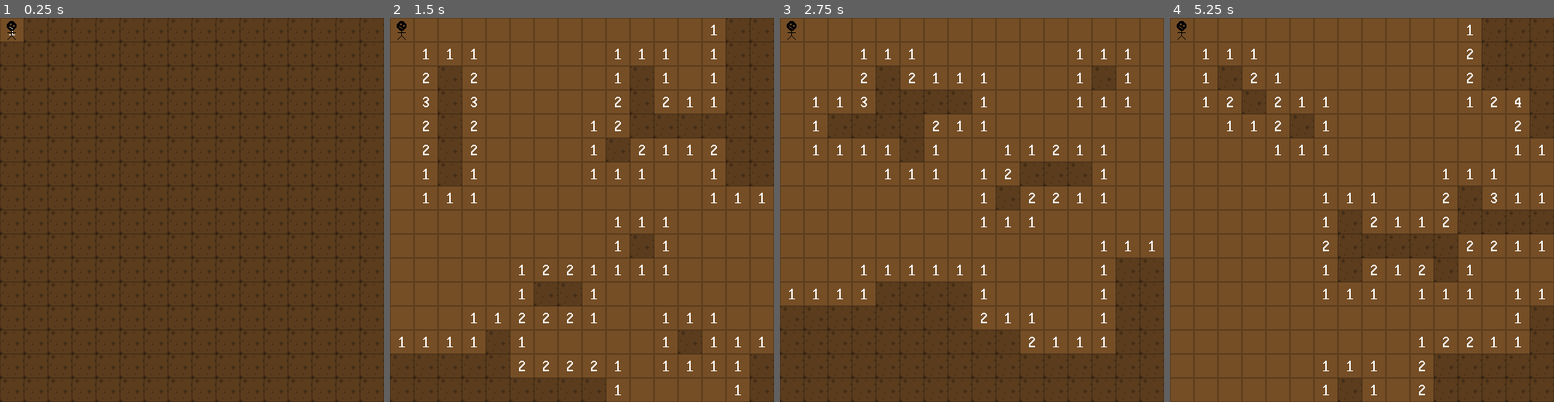
Above: before the commit, frames 1-4 (left to right).
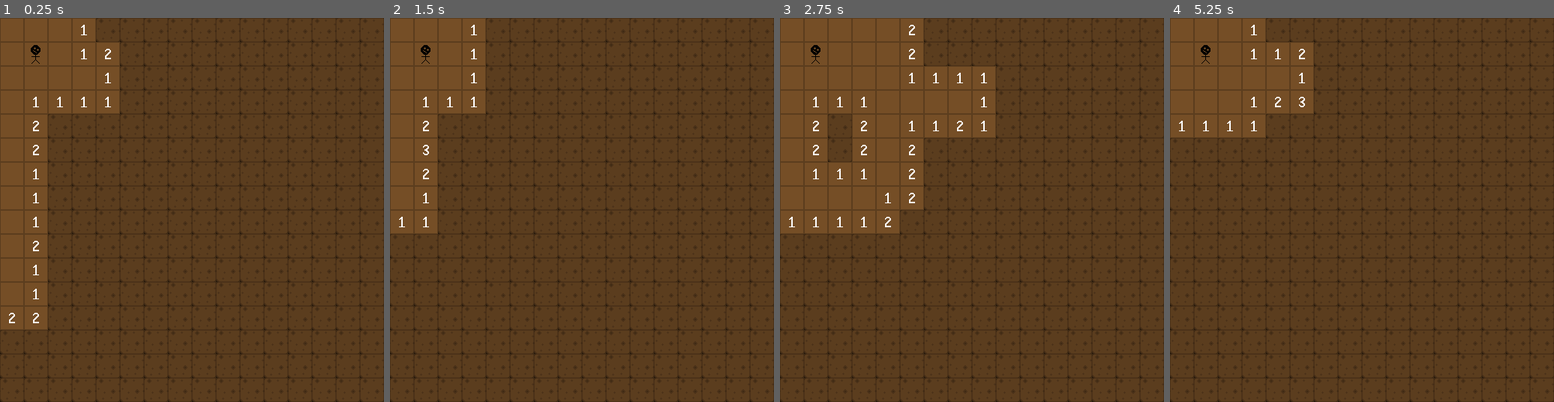
Above: after the commit, the same moments.

Repository: tehAndrew/RogueMine
Game: Godot game, scene res://scenes/GridGenerator.tscn
Same seed, same stepped clock (60 frames per second), same inputs: the game is played once before the commit and once after it.
Inputs:
- Up to frame 1 (0.25 s): no input
- Up to frame 2 (1.5 s): tap Enter at 0.5 s; hold Right (ui_right) 0.53-1.28 s; tap Space (ui_select) at 0.6, 0.77, 1.07, 1.35 s; hold Down (ui_down) from 1.28 s (still down)
- Up to frame 3 (2.75 s): tap Space (ui_select) at 1.52, 1.82, 2.1 s; release Down (ui_down) at 2.03 s; hold Right (ui_right) from 2.03 s (still down)
- Up to frame 4 (5.25 s): tap Space (ui_select) at 2.75, 2.85, 3.02, 3.32, 3.6, 3.77, 4.07, 4.35, 4.52, 4.82, 5.1 s; release Right (ui_right) at 2.78 s; hold Up (ui_up) 2.78-3.53 s; hold Left (ui_left) 3.53-5.03 s; hold Down (ui_down) from 5.03 s (still down)

The runs differ from the first frame. In frame 1, 13% of the frame differs, in the area x 0-32%, y 0-82%; in frame 2, 66%; in frame 3, 49%; in frame 4, 69%, in the area x 0-100%, y 0-100%.

Commit message:
changed random generation

Diff:
--- a/scripts/GridGenerator.gd
+++ b/scripts/GridGenerator.gd
@@ -1,40 +1,71 @@
+# class GridGenerator ---
+# The grid is grouped by 4x4 partitions. The grid must therefore have a width and a height
+# divisible by 4. The mines is distributed throughout the partitions that does not contain
+# the player or the goal.
 extends Node2D
 
 const Grid = preload("res://scenes/Grid.tscn")
 
+const PATCH_SIZE : Vector2 = Vector2(4, 4)
+
+var _patch_amount : Vector2
 var _grid_size : Vector2
-var _mine_count : int
+var _mine_density : int
+var _mine_density_offset : int
 
 func _ready() -> void:
 	randomize()
 	generate()
 
 func generate() -> void:
-	_grid_size = Vector2(16, 16)
-	_mine_count = 20
+	_patch_amount = Vector2(4, 4)
+	_grid_size = _patch_amount * PATCH_SIZE
+	_mine_density = 2
+	_mine_density_offset = 1
+
+	var patches : Array = []
+
+	for x in range(0, _patch_amount.x):
+		for y in range(0, _patch_amount.y):
+			if (Vector2(x, y) != Vector2(0, 0) && Vector2(x, y) != Vector2(_patch_amount.x - 1, _patch_amount.y - 1)):
+				patches.append(generate_mine_patch(Vector2(x, y)))
 
 	var grid : Node2D = Grid.instance()
 	grid.init(Vector2(0, 0), Vector2(512, 512), _grid_size)
+	add_child(grid)
 
-	var rand_pos_arr : Array = []
-	for i in range(0, _mine_count):
+	for patch in patches:
+		print(patch.pos)
+		for mine_local_pos in patch.spawn_pos_arr:
+			grid.spawn_mine(patch.pos * PATCH_SIZE + mine_local_pos)
+	grid.spawn_player(Vector2(1, 1))
+
+func generate_mine_patch(var pos : Vector2) -> Patch:
+	var patch : Patch = Patch.new()
+	patch.type = "mine"
+	patch.pos = pos
+	patch.spawn_pos_arr = []
+
+	var mine_amount : int = _mine_density + int(rand_range(-_mine_density_offset, _mine_density_offset + 1))
+
+	for i in range(0, mine_amount):
 		var found_spot : bool = false
 		while (!found_spot):
-			var rand_x : int = 1 + randi() % int(_grid_size.x - 1)
-			var rand_y : int = 1 + randi() % int(_grid_size.y - 1)
+			var rand_x : int = randi() % int(PATCH_SIZE.x - 1)
+			var rand_y : int = randi() % int(PATCH_SIZE.y - 1)
 			var rand_pos : Vector2 = Vector2(rand_x, rand_y)
-			if (!rand_pos_arr.has(rand_pos)):
-				rand_pos_arr.append(rand_pos)
+			if (!patch.spawn_pos_arr.has(rand_pos)):
+				patch.spawn_pos_arr.append(rand_pos)
 				found_spot = true
 
-	for rand_pos in rand_pos_arr:
-		grid.spawn_mine(rand_pos)
-
-	grid.spawn_player(Vector2(0, 0))
-
-	add_child(grid)
+	return patch
 
 func _process(var delta) -> void:
 	if (Input.is_action_just_pressed("ui_select")):
 		remove_child(get_child(0))
 		generate()
+
+class Patch:
+	var type : String
+	var pos : Vector2
+	var spawn_pos_arr : Array
